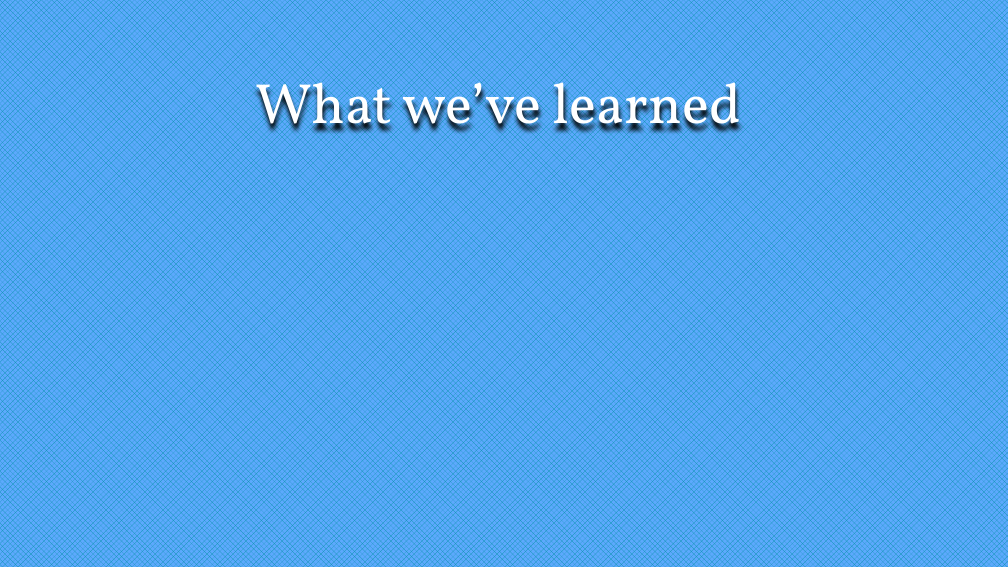
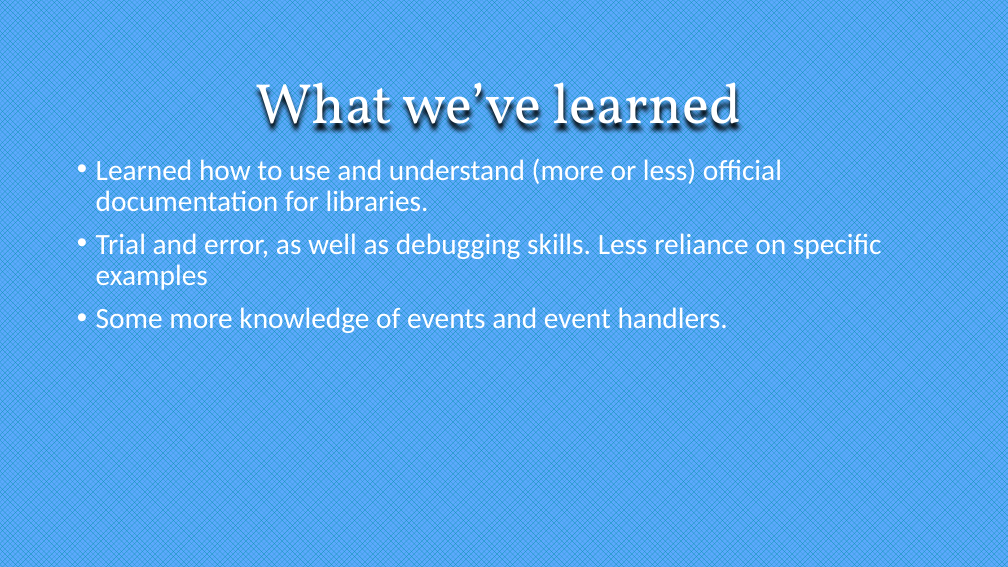
Before and after one commit to loritta/dotnetProject2018, a slide deck: slide 12 of Presentation.pptx. Drawn at 1008x567 pixels with LibreOffice and Linux fonts; fonts in the diff are those of the drawing. Boxes give left, top, right and bottom in pixels: in the first picture for what was removed or moved away, otherwise in the second. Text is boxed around its words. In the diff, an @@ line names an element or a change of style, - is before the commit and + after.

```diff
--- a/Presentation.pptx
+++ b/Presentation.pptx
@@ text added at bbox=[96, 155, 882, 335], 28 pt, text #FFFFFF @@
+• Learned how to use and understand (more or less) official documentation for libraries.
+• Trial and error, as well as debugging skills. Less reliance on specific examples
+• Some more knowledge of events and event handlers.
```
Also in this commit, not shown: 4 other slides changed, 10 other files.
